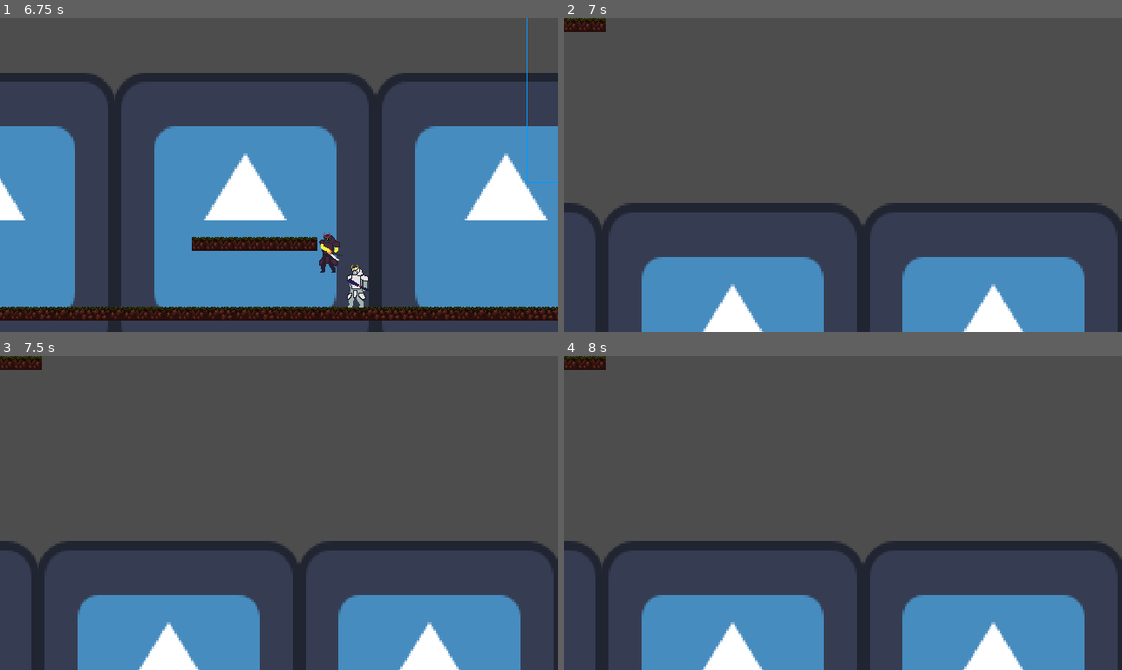
Above: before the commit, frames 1-4 (two rows, left to right).
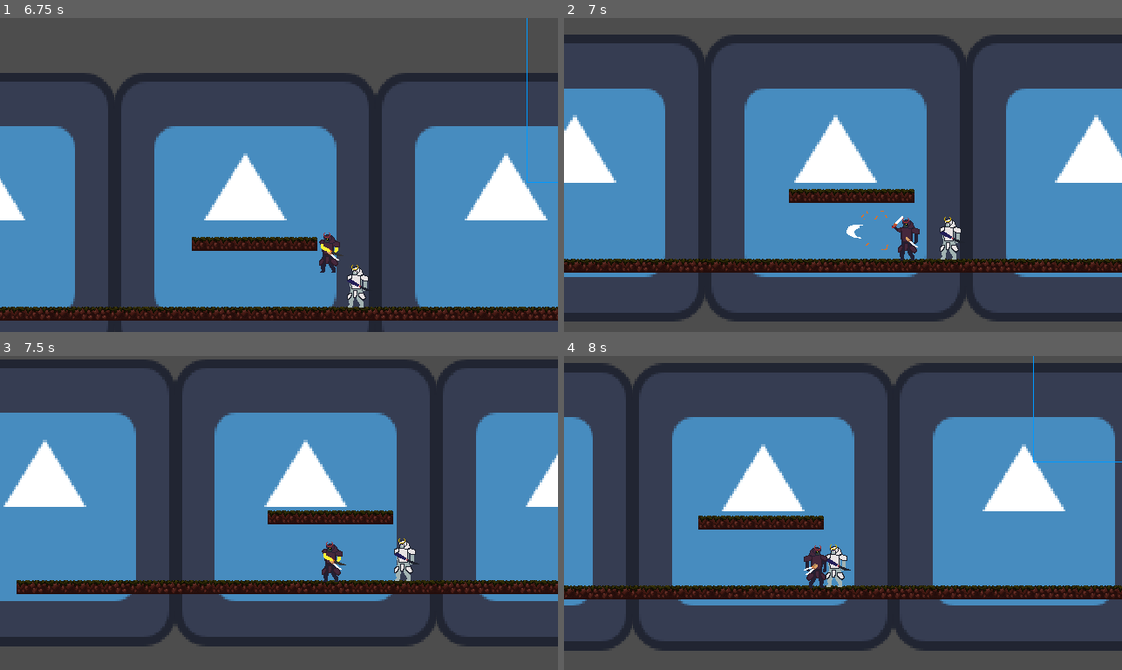
Above: after the commit, the same moments.

Repository: DEFSYDNEY/Yr12SEYearly
Game: Godot game, scene res://Levels/test_level.tscn
Two runs of this game, one before a commit and one after it. Both use one fixed random seed, a clock stepped at 60 frames per second and the inputs below. The engine's default icon, where the game draws it, is replaced by a stand-in: a white triangle on a blue panel in a dark square.
Inputs (mouse positions are in pixels of both pictures, inside the frame that each line leads up to):
- Up to frame 1 (6.75 s): move the mouse to (401, 159) at 0.52 s; hold D (right) 0.53-2.03 s; click (401, 159) at 0.6 s; tap Space (jump) at 0.77, 1.52, 3.02, 3.77, 4.52, 6.02 s; move the mouse to (167, 190) at 1.27 s; click (167, 190) at 1.35 s; move the mouse to (334, 105) at 2.02 s; hold A (left) 2.03-2.78 s; click (334, 105) at 2.1 s; move the mouse to (251, 237) at 2.77 s; hold D (right) 2.78-4.28 s; click (251, 237) at 2.85 s; move the mouse to (446, 222) at 3.52 s; click (446, 222) at 3.6 s; move the mouse to (111, 127) at 4.27 s; hold A (left) 4.28-5.03 s; click (111, 127) at 4.35 s; move the mouse to (306, 175) at 5.02 s; hold D (right) 5.03-5.78 s; click (306, 175) at 5.1 s; move the mouse to (195, 96) at 5.77 s; hold A (left) from 5.78 s (still down); click (195, 96) at 5.85 s; move the mouse to (401, 159) at 6.52 s; click (401, 159) at 6.6 s
- Up to frame 2 (7 s): keep holding A (left); tap Space (jump) at 6.77 s
- Up to frame 3 (7.5 s): move the mouse to (167, 528) at 7.27 s; release A (left) at 7.28 s; hold D (right) from 7.28 s (still down); click (167, 528) at 7.35 s
- Up to frame 4 (8 s): keep holding D (right); tap Space (jump) at 7.52 s

Frame 1 is identical in both runs. In frame 2, 64% of the frame differs, in the area x 0-100%, y 0-100%; in frame 3, 67%; in frame 4, 65%.

Commit message:
AI parry fix
Was able to make it so the ai only parry if the player actually is about to hit them not just parry anywhere even if the player isn't close

Diff:
--- a/Scenes/Characters/Enemy_white_raider.tscn
+++ b/Scenes/Characters/Enemy_white_raider.tscn
@@ -175,8 +175,6 @@
 hue_variation_max = 1.0
 
 [connection signal="body_entered" from="Attack area" to="." method="_on_attack_area_body_entered"]
-[connection signal="body_entered" from="Attack area" to="." method="on_attack_area_body_entered"]
-[connection signal="body_exited" from="Attack area" to="." method="on_attack_area_body_exited"]
 [connection signal="body_exited" from="Attack area" to="." method="_on_attack_area_body_exited"]
 [connection signal="body_entered" from="SwordHitBox" to="." method="_on_sword_hit_box_body_entered"]
 [connection signal="timeout" from="PlayerLossSightTimer" to="." method="_on_timer_timeout"]
--- a/Scenes/Characters/player.tscn
+++ b/Scenes/Characters/player.tscn
@@ -160,7 +160,7 @@
 collision_mask = 15
 script = ExtResource("1_cvnsp")
 coyote_time = 0.07
-health = 2
+health = 3
 
 [node name="Sprite" type="AnimatedSprite2D" parent="."]
 position = Vector2(0, 1)
@@ -189,7 +189,6 @@
 [node name="CollisionShape2D" type="CollisionShape2D" parent="SwordHitBox" groups=["Player"]]
 position = Vector2(-26, -1)
 shape = SubResource("ConvexPolygonShape2D_6t5aa")
-disabled = true
 debug_color = Color(2.0214916e-06, 0.5992533, 0.70622456, 0.41960785)
 
 [connection signal="body_entered" from="SwordHitBox" to="." method="_on_sword_hit_box_body_entered"]
--- a/Scripts/Enemies/enemy_white_raider.gd
+++ b/Scripts/Enemies/enemy_white_raider.gd
@@ -163,9 +163,7 @@
 func _on_attack_area_body_entered(body):
 	if body.is_in_group("Player"):
 		current_state = states.Attack
-		print("Attack2")
 		if attack_cooldown == false:
-			print("Attack3")
 			attack(body)
 
 func _on_attack_area_body_exited(body):
@@ -174,12 +172,11 @@
 
 func attack(body):
 	attack_cooldown = true
-	print("Attack4")
 	#play animation
 	#Check if it should chase or keep attacking
+	# check if colliding with sword hit box somewhere
 	body.take_damage(damage)
 	attack_timer.start()
-	print("Attack5")
 # ----------------------------------------------------
 #                 PARRY SYSTEM
 # ----------------------------------------------------
@@ -191,7 +188,7 @@
 	if randf() >= parry_chance:
 		return  # didn't parry this attack
 	# activate parry window
-	emit_signal("enemy_parry")
+	emit_signal("enemy_parry") # Not using yet might not need to could call a function in player to do the effects of knockback etc
 	parry_active = true
 	parry_consumed = false
 	#current_state = states.Parry
@@ -210,10 +207,15 @@
 	if not player:
 		return false
 
-	# If player's sword hitbox is overlapping enemy hurtbox
-	# The player's sword hitbox must have a group "PlayerAttack" or similar
-	var overlaps = player.get_node("SwordHitBox").get_overlapping_bodies()
-	return self in overlaps
+	var sword_shape = player.sword_hit_box.shape
+	var sword_transform = player.sword_hit_box.global_transform
+
+	# Get enemy CollisionShape2D
+	var enemy_shape = $CollisionShape2D.shape
+	var enemy_transform = global_transform
+
+	# Test collision
+	return sword_shape.collide(sword_transform, enemy_shape, enemy_transform)
 
 # ----------------------------------------------------
 #                DAMAGE HANDLING
@@ -251,4 +253,3 @@
 
 func _on_attack_timer_timeout():
 	attack_cooldown = false
-	print("Attack6")
